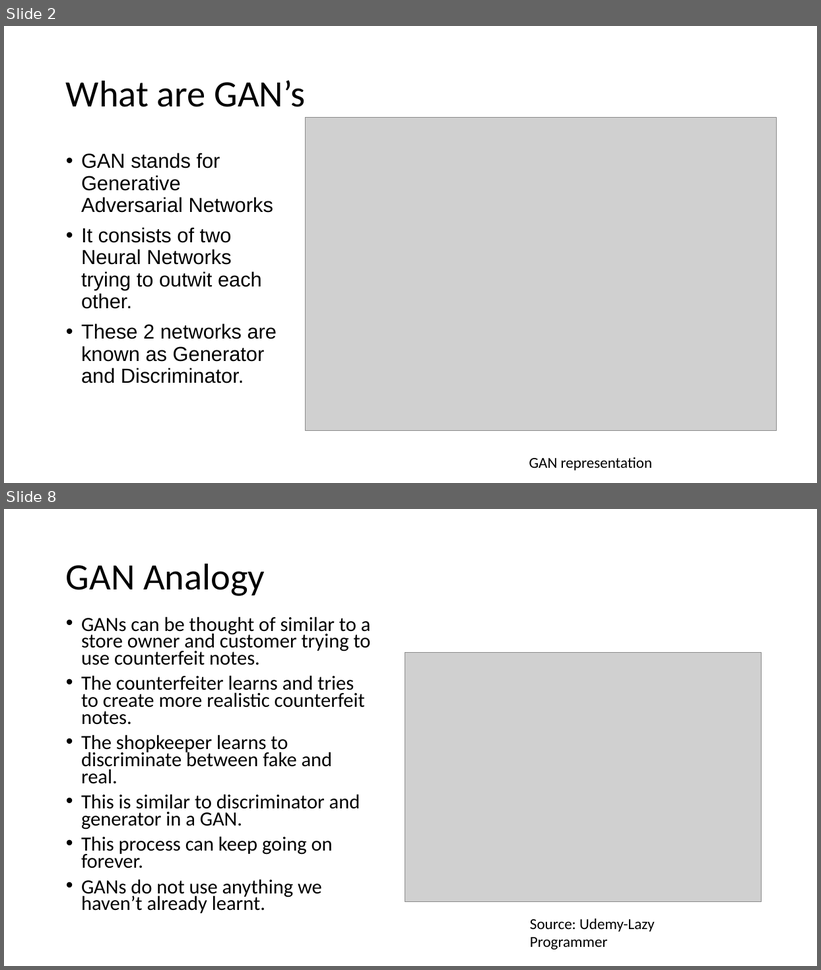
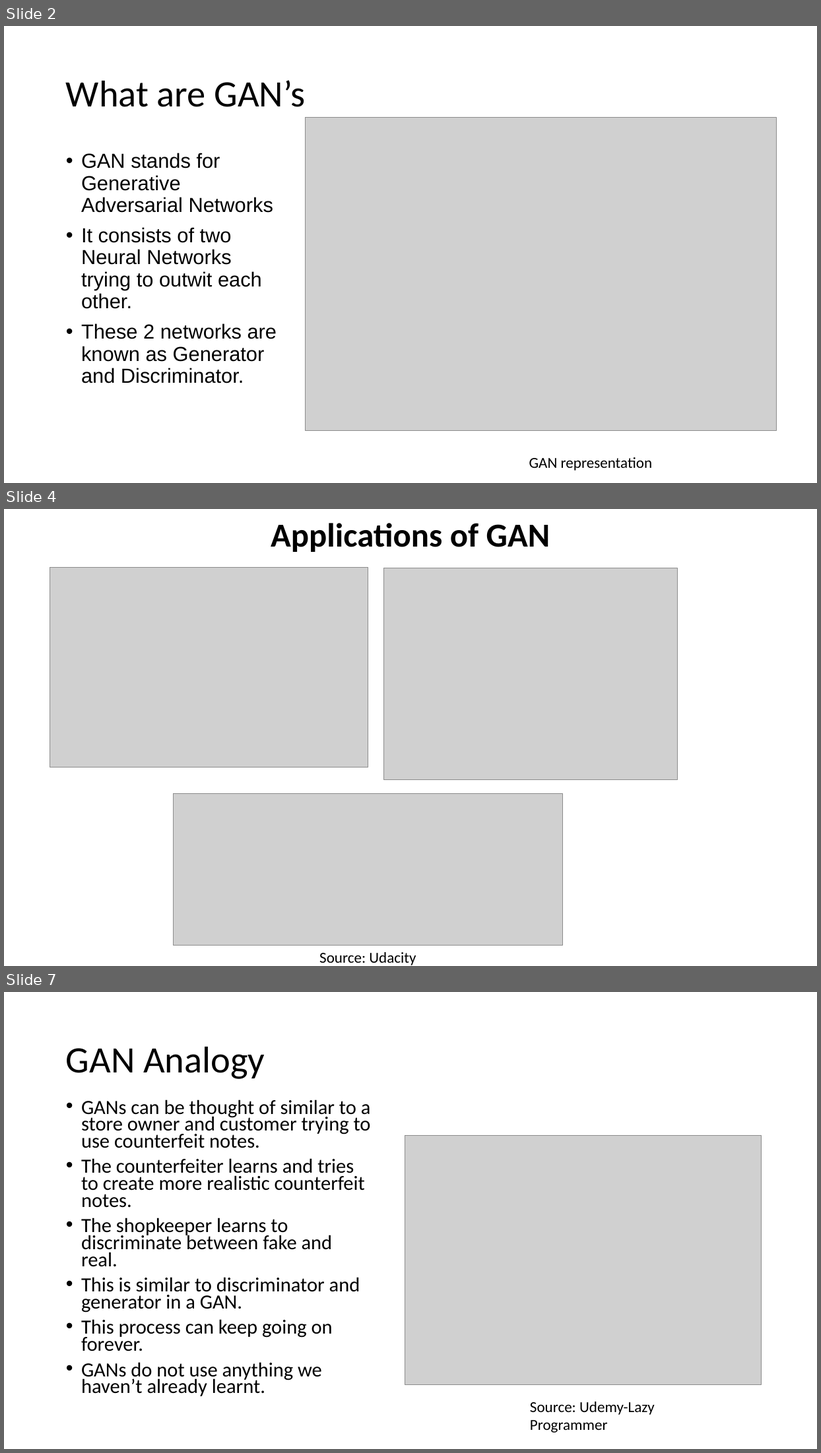
Before and after one commit to arunabh15091989/LighthouseLabs-LectureNotes, a slide deck: W9D3/GAN.pptx. Shown one above the other, each under a label of ours: slides 2 and 8 before the commit, slides 2, 4 and 7 after it; the slides between them are not shown. The pictures are 821x970 and 821x1453 pixels, drawn with LibreOffice and Linux fonts; fonts in the diff are those of the drawing; grey boxes stand for pictures. Boxes give left, top, right and bottom in pixels: in the first picture for what was removed or moved away, otherwise in the second. Text is boxed around its words. In the diff, an @@ line names an element or a change of style, - is before the commit and + after.

```diff
--- a/W9D3/GAN.pptx
+++ b/W9D3/GAN.pptx
@@ slide 4 added at (4, 509, 817, 966), background #FFFFFF @@
@@ title added at (271, 523, 550, 552), 39.6 pt, text #000000, bold @@
+Applications of GAN
@@ picture added at (50, 567, 368, 767) @@
@@ picture added at (384, 568, 677, 780) @@
@@ picture added at (174, 794, 563, 946) @@
@@ text added at (319, 953, 416, 966), 18 pt, text #000000 @@
+Source: Udacity
@@ what was slide 8 is now slide 7 @@
```
Also in this commit, not shown: 4 other slides added, 9 slides removed, 8 other files.
